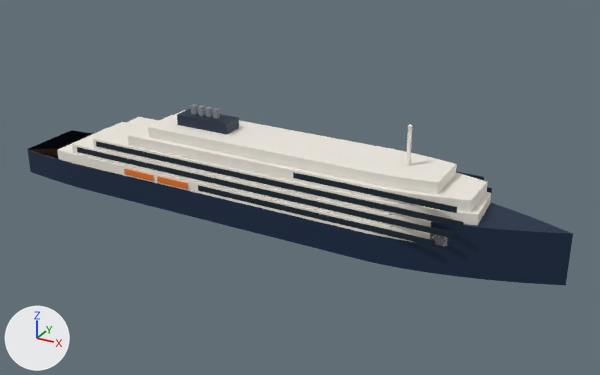
The glTF model design/aurora-tide/model/aurora-tide-massing.glb: old version first, new version second.
Both versions are drawn from a camera (50 mm lens) standing at (184.7, -175.1, 102.8) and looking at (87.5, 1.5, 14.5). Arrows for +X, +Y and +Z are at lower left; the lights stay in place. The first picture is the older version. Vertices at exactly the same position are counted once.

Names of what the first picture shows: 'funnel', 'glazing', 'hull', 'superstructure' and 3 more.
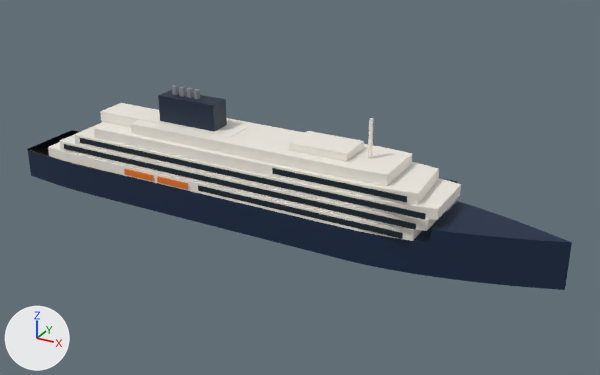
The change in detail:
me_hull is used by ob_hull; location (0.0, 0.0, 0.0).
me_hull had 349 vertices, 752 faces and spanned x 0.0..158.0, y -12.0..12.0, z 5.0..19.0.
me_hull now has 349 vertices, 752 faces and spans x 0.0..158.0, y -12.0..12.0, z 4.0..16.0.
me_hull part 1: 190 of the vertices in x 0.0..158.0, y -12.0..12.0, z 5.0..19.0 are scaled about the mesh origin by (1, 0.989, 0.925).
me_superstructure is used by ob_superstructure; location (0.0, 0.0, 0.0).
me_superstructure had 1072 vertices, 2120 faces and spanned x 14.0..138.0, y -11.5..11.5, z 12.9..37.5.
me_superstructure now has 1056 vertices, 2080 faces and spans x 10.0..129.0, y -11.5..11.5, z 12.9..37.5.
me_superstructure part 2: a new loose piece, a box spanning x 26.0..70.0, y -4.5..4.5, z 24.5..27.5, in mat_superstructure (white #f1ede3).
me_superstructure part 3: a new loose piece, a box spanning x 88.0..104.0, y -5.0..5.0, z 27.4..29.4, in mat_superstructure (white #f1ede3).
me_superstructure part 4: the loose piece of 8 vertices spanning x 117.6..118.4, y -0.4..0.4, z 27.4..37.5 is moved by (-10.0, 0.0, 0.0).
me_superstructure part 5: a new loose piece of 228 vertices spanning x 15.0..127.0, y -11.1..11.1, z 15.8..18.6, in mat_superstructure (white #f1ede3).
me_superstructure part 6: 21 vertices moved from x 111.0..124.0, y -11.0..11.1, z 15.8..21.6 to x 111.0..124.0, y -11.2..11.2, z 12.9..21.6; 555 vertices removed from x 20.0..138.0, y -11.5..11.5, z 12.9..27.4; 295 vertices added at x 10.0..129.0, y -11.3..11.3, z 12.9..27.4.
me_glazing is used by ob_glazing; location (0.0, 0.0, 0.0).
me_glazing had 64 vertices, 96 faces and spanned x 22.0..136.0, y -11.6..11.6, z 13.7..23.9.
me_glazing now has 64 vertices, 96 faces and spans x 17.0..127.0, y -11.6..11.6, z 13.7..23.9.
me_glazing part 7: the loose piece of 8 vertices spanning x 22.0..134.0, y -11.2..-11.1, z 16.6..18.1 is scaled about its middle by (0.964, 1, 1), then moved by (-7.0, 0.0, 0.0).
me_glazing part 8: the loose piece of 8 vertices spanning x 29.0..136.0, y 10.6..10.8, z 19.5..21.0 is scaled about its middle by (0.972, 1, 1), then moved by (-7.5, 0.0, 0.0).
me_glazing part 9: the loose piece of 8 vertices spanning x 29.0..136.0, y -10.8..-10.6, z 19.5..21.0 is scaled about its middle by (0.972, 1, 1), then moved by (-7.5, 0.0, 0.0).
me_glazing part 10: the loose piece of 8 vertices spanning x 92.0..134.0, y 9.8..10.0, z 22.4..23.9 is scaled about its middle by (0.857, 1, 1), then moved by (-9.0, 0.0, 0.0).
me_glazing part 11: the loose piece of 8 vertices spanning x 92.0..134.0, y -10.0..-9.8, z 22.4..23.9 is scaled about its middle by (0.857, 1, 1), then moved by (-9.0, 0.0, 0.0).
Other edits to the shape of me_glazing do not show in these pictures.
me_funnel is used by ob_funnel; location (0.0, 0.0, 0.0).
me_funnel had 8 vertices, 12 faces and spanned x 52.0..68.0, y -3.0..3.0, z 24.5..30.3.
me_funnel now has 8 vertices, 12 faces and spans x 46.0..64.0, y -3.0..3.0, z 24.5..34.8.
me_funnel part 12: the whole mesh is scaled about its middle by (1.12, 1, 1.78), then moved by (-5.0, 0.0, 2.2).

Pixel boxes (x1, y1, x2, y2) of what changed, in the pictures (600 x 375 px; the box of a moved part takes in the faces that stretch with it):
'superstructure', reshaped: before (57, 110, 491, 246); after (48, 103, 461, 241)
'hull', reshaped: before (27, 130, 573, 285); after (28, 130, 572, 290)
'funnel', moved, rescaled (11% wider, 56% taller): before (177, 109, 239, 135); after (158, 90, 227, 131)
part 1 of me_hull, moved or reshaped: before (30, 151, 573, 285); after (30, 151, 572, 290)
part 2 of me_superstructure, added: after (100, 103, 248, 138)
part 3 of me_superstructure, added: after (289, 131, 364, 161)
part 4 of me_superstructure, moved or reshaped: before (406, 125, 412, 166); after (368, 118, 374, 158)
part 5 of me_superstructure, added: after (60, 123, 437, 231)
part 6 of me_superstructure, moved or reshaped: before (61, 115, 491, 246); after (48, 118, 461, 241)
part 7 of me_glazing, moved or reshaped: before (77, 147, 454, 238); after (64, 144, 416, 230)
part 8 of me_glazing, moved or reshaped: before (487, 187, 492, 194); after (440, 178, 457, 183)
part 9 of me_glazing, moved or reshaped: before (96, 141, 464, 228); after (80, 138, 426, 220)
part 10 of me_glazing, moved or reshaped (not visible afterwards): before (456, 172, 484, 181)
part 11 of me_glazing, moved or reshaped: before (293, 172, 457, 213); after (272, 168, 407, 203)
